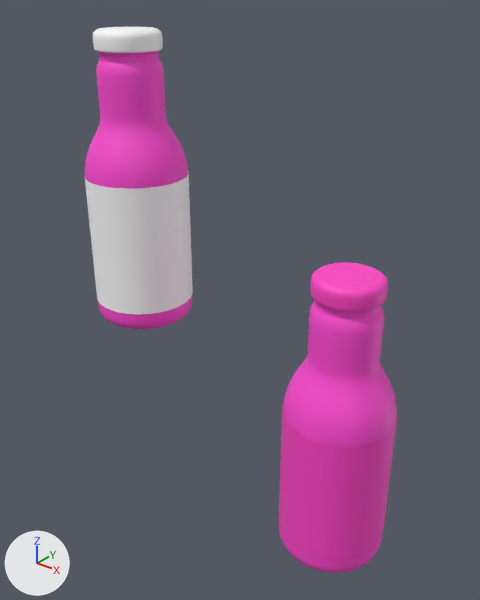
The FBX model hatsu_rosado.fbx as it was, and as the next commit left it.
Rendered twice from a 50 mm lens placed at (0.313, -0.286, 0.208), pointed at (0.083, 0.002, 0.03). The lights are fixed; the arrows at lower left show +X, +Y and +Z. Where no turn or scale is listed for an object, it has been applied to the vertices.

The first picture shows 'Bottle', 'Bottle.001'.
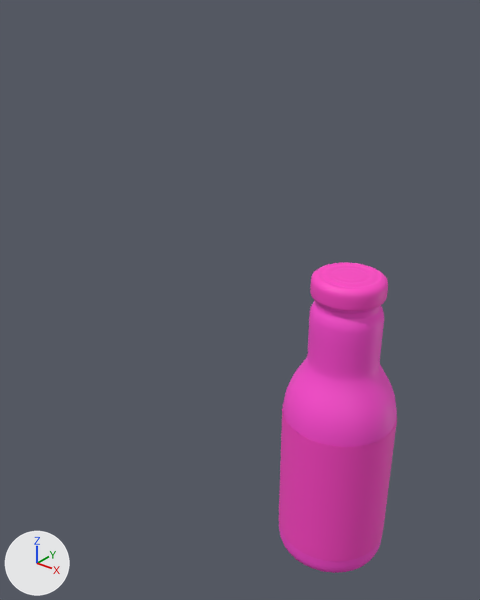
The newer file is also turned or shifted as a whole; pictures and numbers use the older file's frame.

Changed parts and their boxes (x1, y1, x2, y2) in the pictures (480 x 600 px):
'Bottle', deleted: before (85, 27, 193, 329)
    faces in mat_m_juice_005 (white #ffffff): (85, 27, 193, 315)
    faces in mat_m_bottle_005 (pink #ff48d1): (85, 51, 192, 329)

What the commit changed:
Object 'Bottle' (ob_bottle) is deleted.
